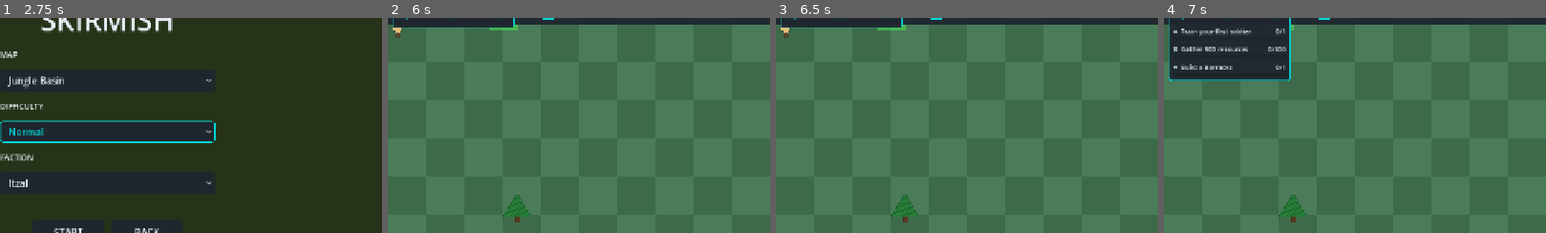
Above: before the commit, frames 1-4 (left to right).
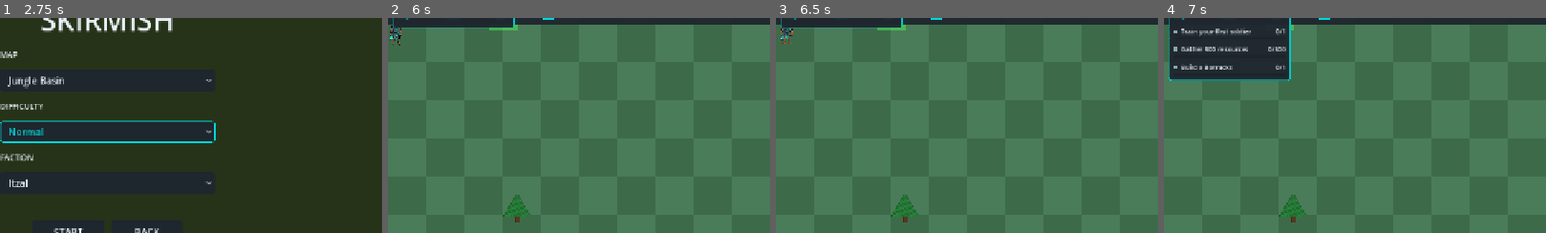
Above: after the commit, the same moments.

Repository: chriseg0996-star/Itzal-Rising
Game: Godot game, scene res://scenes/ui/MainMenu.tscn
Two runs of this game, one before a commit and one after it. Both use one fixed random seed, a clock stepped at 60 frames per second and the inputs below.
Inputs:
- Up to frame 1 (2.75 s): click "PLAY" at 0.5 s; click "Normal" at 1.25 s; click "Normal" at 2 s
- Up to frame 2 (6 s): click "START" at 2.75 s; click "Barracks (B)" at 3.5 s; click "Town Center (T)" at 4.25 s; click "Tower (Y)" at 5 s; click "▾" at 5.75 s
- Up to frame 3 (6.5 s): no input
- Up to frame 4 (7 s): click "▸" at 6.5 s
The pictures show only the part of the screen within x 0-50%, y 4-54%; the shares and areas given below are measured in that part.

Frame 1 is identical in both runs. In frame 2, 0.2% of the frame differs, in the area x 0-4%, y 3-13%; in frame 3, 0.2%; in frame 4, less than 0.1%.

Commit message:
feat(villager): AnimatedSprite2D with real-alpha sprite sheet
- villager.gd: drive AnimatedSprite2D (idle/walk/harvest/death) via _state setter
- Villager.tscn: scale 0.08 + centered on the AnimatedSprite2D
- villager_sheet.png.png: stripped baked checkerboard, real alpha transparency
- tools/strip_checkerboard.py: dev tool to key neutral-grey checkerboard to alpha

Diff:
--- a/scenes/units/Villager.tscn
+++ b/scenes/units/Villager.tscn
@@ -1,23 +1,123 @@
-[gd_scene load_steps=6 format=3 uid="uid://b4v7q9z2x5n8m"]
+[gd_scene format=3 uid="uid://b4v7ra02x5n8m"]
 
-[ext_resource type="Script" path="res://scripts/units/villager.gd" id="1_vil_script"]
-[ext_resource type="Script" path="res://scripts/units/harvest_component.gd" id="2_harvest"]
-[ext_resource type="Script" path="res://scripts/units/components/stat_component.gd" id="3_stat"]
+[ext_resource type="Script" uid="uid://dx5pe52j3ywmo" path="res://scripts/units/villager.gd" id="1_vil_script"]
+[ext_resource type="Script" uid="uid://dihatm3hnfmce" path="res://scripts/units/harvest_component.gd" id="2_harvest"]
+[ext_resource type="Script" uid="uid://by1if1bcqys0h" path="res://scripts/units/components/stat_component.gd" id="3_stat"]
+[ext_resource type="Texture2D" uid="uid://l2c15ybeanxt" path="res://assets/sprites/villager_sheet.png.png" id="4_khd7x"]
+
+[sub_resource type="RectangleShape2D" id="RectShape_Body"]
+size = Vector2(28, 28)
 
 [sub_resource type="RectangleShape2D" id="RectShape_Click"]
 size = Vector2(32, 32)
 
-[sub_resource type="RectangleShape2D" id="RectShape_Body"]
-size = Vector2(28, 28)
+[sub_resource type="AtlasTexture" id="AtlasTexture_khd7x"]
+atlas = ExtResource("4_khd7x")
+region = Rect2(1629, 768, 543, 768)
 
-[node name="Villager" type="CharacterBody2D"]
+[sub_resource type="AtlasTexture" id="AtlasTexture_a6lo7"]
+atlas = ExtResource("4_khd7x")
+region = Rect2(2112, 768, 704, 768)
+
+[sub_resource type="AtlasTexture" id="AtlasTexture_5qme7"]
+atlas = ExtResource("4_khd7x")
+region = Rect2(0, 768, 559, 768)
+
+[sub_resource type="AtlasTexture" id="AtlasTexture_325v5"]
+atlas = ExtResource("4_khd7x")
+region = Rect2(559, 768, 559, 768)
+
+[sub_resource type="AtlasTexture" id="AtlasTexture_4xpp0"]
+atlas = ExtResource("4_khd7x")
+region = Rect2(1118, 768, 559, 768)
+
+[sub_resource type="AtlasTexture" id="AtlasTexture_p42qj"]
+atlas = ExtResource("4_khd7x")
+region = Rect2(0, 0, 463, 761)
+
+[sub_resource type="AtlasTexture" id="AtlasTexture_idla0"]
+atlas = ExtResource("4_khd7x")
+region = Rect2(463, 0, 463, 761)
+
+[sub_resource type="AtlasTexture" id="AtlasTexture_bu76r"]
+atlas = ExtResource("4_khd7x")
+region = Rect2(926, 0, 463, 761)
+
+[sub_resource type="AtlasTexture" id="AtlasTexture_w45v2"]
+atlas = ExtResource("4_khd7x")
+region = Rect2(1389, 0, 463, 761)
+
+[sub_resource type="AtlasTexture" id="AtlasTexture_yqgi3"]
+atlas = ExtResource("4_khd7x")
+region = Rect2(1852, 0, 463, 761)
+
+[sub_resource type="AtlasTexture" id="AtlasTexture_8mq70"]
+atlas = ExtResource("4_khd7x")
+region = Rect2(2315, 0, 463, 761)
+
+[sub_resource type="SpriteFrames" id="SpriteFrames_w78xc"]
+animations = [{
+"frames": [{
+"duration": 1.0,
+"texture": SubResource("AtlasTexture_khd7x")
+}, {
+"duration": 1.0,
+"texture": SubResource("AtlasTexture_a6lo7")
+}],
+"loop": true,
+"name": &"death",
+"speed": 5.0
+}, {
+"frames": [{
+"duration": 1.0,
+"texture": SubResource("AtlasTexture_5qme7")
+}, {
+"duration": 1.0,
+"texture": SubResource("AtlasTexture_325v5")
+}, {
+"duration": 1.0,
+"texture": SubResource("AtlasTexture_4xpp0")
+}],
+"loop": true,
+"name": &"harvest",
+"speed": 5.0
+}, {
+"frames": [{
+"duration": 1.0,
+"texture": SubResource("AtlasTexture_p42qj")
+}, {
+"duration": 1.0,
+"texture": SubResource("AtlasTexture_idla0")
+}],
+"loop": true,
+"name": &"idle",
+"speed": 5.0
+}, {
+"frames": [{
+"duration": 1.0,
+"texture": SubResource("AtlasTexture_bu76r")
+}, {
+"duration": 1.0,
+"texture": SubResource("AtlasTexture_w45v2")
+}, {
+"duration": 1.0,
+"texture": SubResource("AtlasTexture_yqgi3")
+}, {
+"duration": 1.0,
+"texture": SubResource("AtlasTexture_8mq70")
+}],
+"loop": true,
+"name": &"walk",
+"speed": 5.0
+}]
+
+[node name="Villager" type="CharacterBody2D" unique_id=2046314460]
 collision_layer = 0
 collision_mask = 0
 motion_mode = 1
 script = ExtResource("1_vil_script")
-faction_id = 0
 
-[node name="Sprite" type="ColorRect" parent="."]
+[node name="Sprite" type="ColorRect" parent="." unique_id=2121874838]
 offset_left = -16.0
 offset_top = -16.0
 offset_right = 16.0
@@ -25,7 +125,7 @@
 mouse_filter = 2
 color = Color(0.9098, 0.7529, 0.4784, 1)
 
-[node name="HPBarBG" type="ColorRect" parent="."]
+[node name="HPBarBG" type="ColorRect" parent="." unique_id=1644071624]
 offset_left = -16.0
 offset_top = -28.0
 offset_right = 16.0
@@ -33,7 +133,7 @@
 mouse_filter = 2
 color = Color(0.8, 0.15, 0.15, 1)
 
-[node name="HPBarFG" type="ColorRect" parent="."]
+[node name="HPBarFG" type="ColorRect" parent="." unique_id=416848372]
 offset_left = -16.0
 offset_top = -28.0
 offset_right = 16.0
@@ -41,23 +141,27 @@
 mouse_filter = 2
 color = Color(0.25, 0.85, 0.35, 1)
 
-[node name="BodyShape" type="CollisionShape2D" parent="."]
+[node name="BodyShape" type="CollisionShape2D" parent="." unique_id=395329048]
 shape = SubResource("RectShape_Body")
 
-[node name="Area2D" type="Area2D" parent="."]
-collision_layer = 1
+[node name="Area2D" type="Area2D" parent="." unique_id=1742477032]
 collision_mask = 0
 
-[node name="CollisionShape2D" type="CollisionShape2D" parent="Area2D"]
+[node name="CollisionShape2D" type="CollisionShape2D" parent="Area2D" unique_id=1296768271]
 shape = SubResource("RectShape_Click")
 
-[node name="NavigationAgent2D" type="NavigationAgent2D" parent="."]
+[node name="NavigationAgent2D" type="NavigationAgent2D" parent="." unique_id=1455738794]
 path_desired_distance = 4.0
 target_desired_distance = 4.0
 
-[node name="HarvestComponent" type="Node" parent="."]
+[node name="HarvestComponent" type="Node" parent="." unique_id=1713658439]
 script = ExtResource("2_harvest")
 
-[node name="StatComponent" type="Node" parent="."]
+[node name="StatComponent" type="Node" parent="." unique_id=1680481900]
 script = ExtResource("3_stat")
 max_health = 60.0
+
+[node name="AnimatedSprite2D" type="AnimatedSprite2D" parent="." unique_id=259199292]
+scale = Vector2(0.08, 0.08)
+sprite_frames = SubResource("SpriteFrames_w78xc")
+animation = &"death"
--- a/scripts/units/villager.gd
+++ b/scripts/units/villager.gd
@@ -21,8 +21,14 @@
 @onready var _harvest_component:  HarvestComponent  = $HarvestComponent
 @onready var _hitbox:             Area2D            = $Area2D
 @onready var _hp_bar_fg:          ColorRect         = $HPBarFG
-
-var _state:        State  = State.IDLE
+@onready var _anim_sprite:        AnimatedSprite2D  = $AnimatedSprite2D
+
+var _state:        State  = State.IDLE:
+	set(value):
+		var changed: bool = _state != value
+		_state = value
+		if changed:
+			_update_animation()
 var _home:         Node2D = null
 var selected:      bool   = false
 var _stat:         StatComponent = null
@@ -44,11 +50,14 @@
 	_update_hp_bar()
 	_home = _find_home()
 	_harvest_component.setup(_nav_agent, _home, faction_id)
-	_apply_sprite(sprite_asset)
+	var old_sprite := get_node_or_null("Sprite")
+	if old_sprite != null and old_sprite is CanvasItem:
+		(old_sprite as CanvasItem).visible = false
 	_base_modulate = modulate
 	var _sfx := AudioStreamPlayer.new()
 	_sfx.name = "SFX"
 	add_child(_sfx)
+	_update_animation()
 
 func _find_home() -> Node2D:
 	var town_centers: Array = get_tree().get_nodes_in_group("town_center")
@@ -105,6 +114,19 @@
 		return
 	var ratio: float = _stat.get_health_ratio()
 	_hp_bar_fg.offset_right = _hp_bar_fg.offset_left + _hp_bar_width * ratio
+
+func _update_animation() -> void:
+	if _anim_sprite == null:
+		return
+	match _state:
+		State.IDLE:
+			_anim_sprite.play("idle")
+		State.MOVING:
+			_anim_sprite.play("walk")
+		State.HARVESTING:
+			_anim_sprite.play("harvest")
+		State.DYING:
+			_anim_sprite.play("death")
 
 func _physics_process(delta: float) -> void:
 	if _state == State.DYING:
Binary file added: assets/sprites/villager_sheet.png.png
Not shown, added: tools/strip_checkerboard.py
